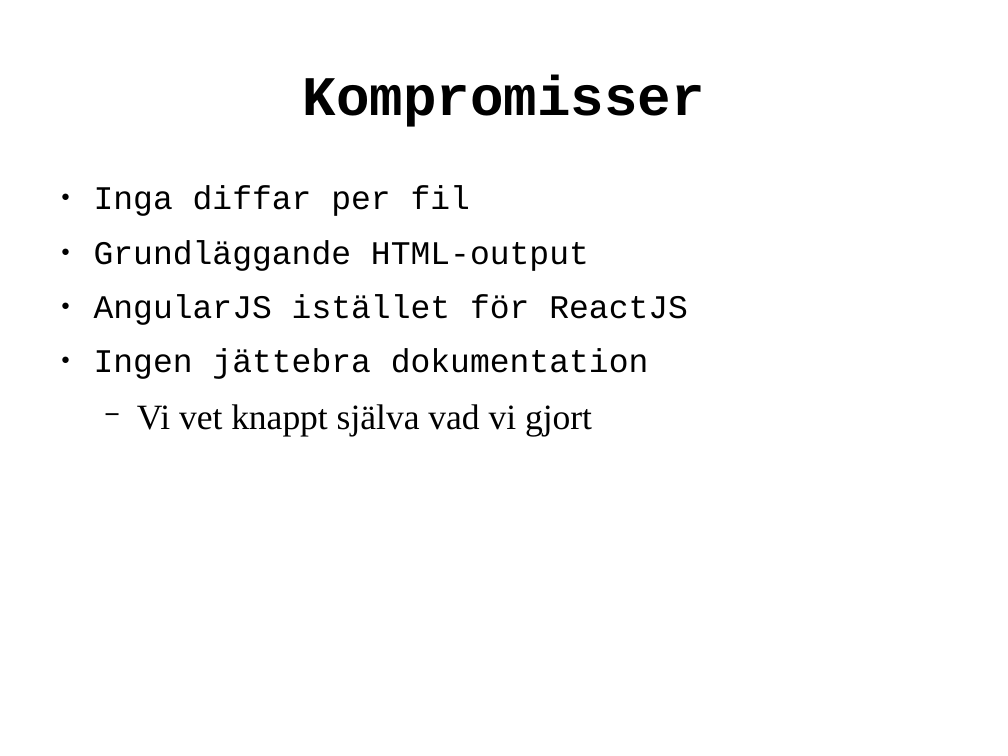
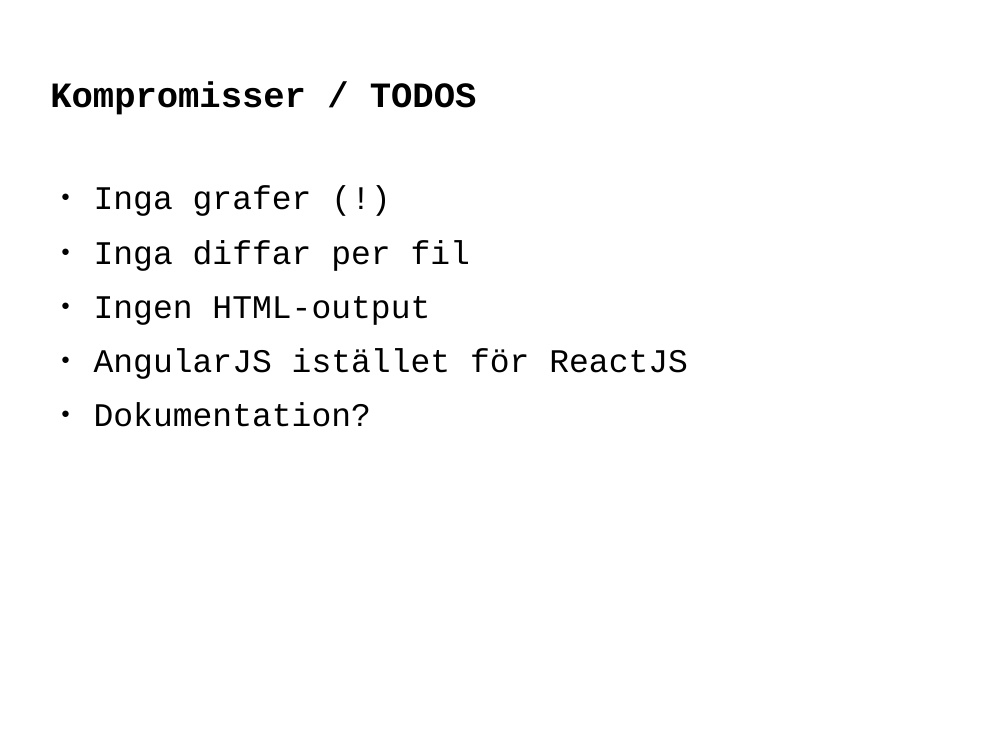
Before and after one commit to erlaan/git2web, a slide deck: slide 9 of log/presentation.odp (slide 8 before the commit). Drawn at 1008x756 pixels with LibreOffice and Linux fonts; fonts in the diff are those of the drawing. Boxes give left, top, right and bottom in pixels: in the first picture for what was removed or moved away, otherwise in the second. Text is boxed around its words. In the diff, an @@ line names an element or a change of style, - is before the commit and + after.

```diff
--- a/log/presentation.odp
+++ b/log/presentation.odp
@@ title at (x1=50, y1=82, x2=477, y2=115): text changed; size 44 to 28 pt @@
-Kompromisser
+Kompromisser / TODOS
@@ text at (x1=94, y1=185, x2=312, y2=216): paragraph added @@
+● Inga grafer (!)
@@ text at (x1=94, y1=296, x2=430, y2=325): text changed @@
-● Grundläggande HTML-output
+● Ingen HTML-output
@@ text at (x1=94, y1=402, x2=371, y2=427): text changed; size 28 to 26 pt; font Times New Roman to Courier New @@
-● Ingen jättebra dokumentation
-  − Vi vet knappt själva vad vi gjort
+● Dokumentation?
```
Also in this commit, not shown: 10 other slides changed, 5 slides added.
